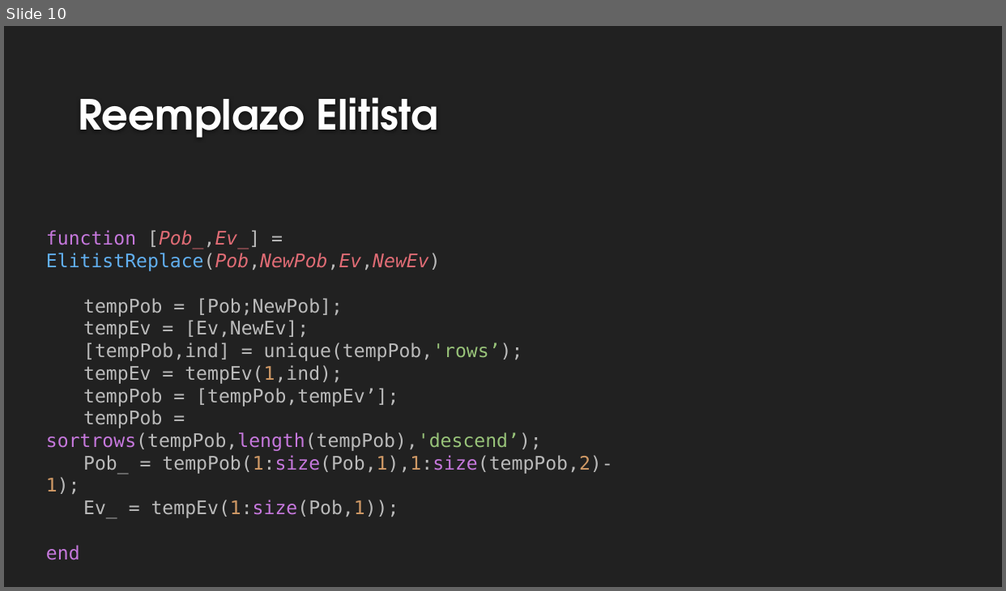
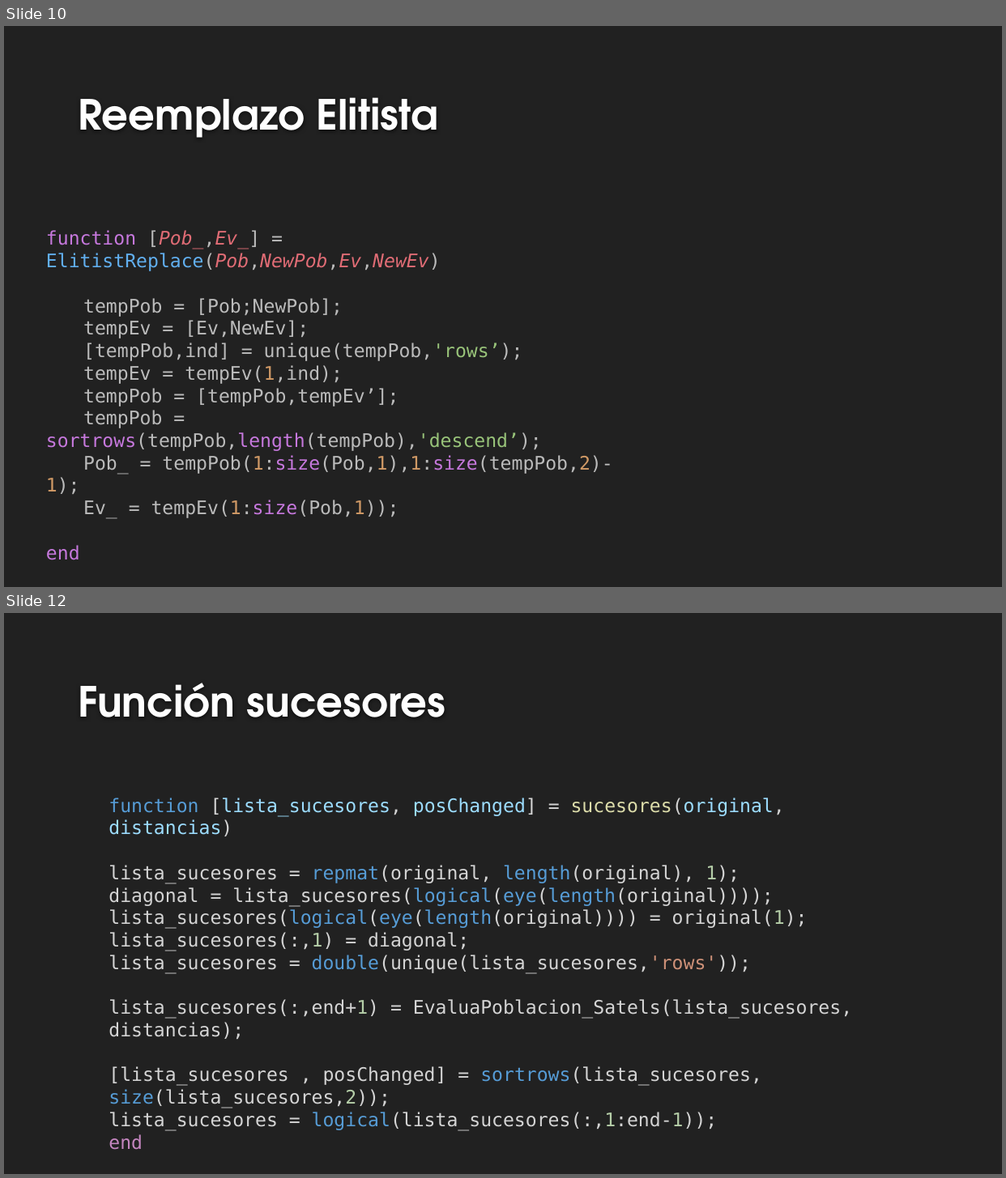
Before and after one commit to rafaroman18/SatellitesIS, a slide deck: TrabajoSI.pptx. Shown one above the other, each under a label of ours: slide 10 before the commit, slides 10 and 12 after it; the slides between them are not shown. The pictures are 1006x591 and 1006x1178 pixels, drawn with LibreOffice and Linux fonts; fonts in the diff are those of the drawing; background and template pictures are left out. Boxes give left, top, right and bottom in pixels: in the first picture for what was removed or moved away, otherwise in the second. Text is boxed around its words. In the diff, an @@ line names an element or a change of style, - is before the commit and + after.

```diff
--- a/TrabajoSI.pptx
+++ b/TrabajoSI.pptx
@@ slide 12 added at (4, 613, 1002, 1174), background #212121 @@
@@ title added at (78, 683, 445, 717), 40 pt, text #FEFEFE, bold @@
+Función sucesores
@@ text added at (108, 798, 852, 1150), 18 pt, text #D4D4D4 @@
+function [lista_sucesores, posChanged] = sucesores(original, distancias)
+lista_sucesores = repmat(original, length(original), 1);
+diagonal = lista_sucesores(logical(eye(length(original))));
+lista_sucesores(logical(eye(length(original)))) = original(1);
+lista_sucesores(:,1) = diagonal;
+lista_sucesores = double(unique(lista_sucesores,'rows'));
+lista_sucesores(:,end+1) = EvaluaPoblacion_Satels(lista_sucesores, distancias);
+[lista_sucesores , posChanged] = sortrows(lista_sucesores, size(lista_sucesores,2));
+lista_sucesores = logical(lista_sucesores(:,1:end-1));
+end
```
Also in this commit, not shown: 1 slide changed, 5 other slides added.
